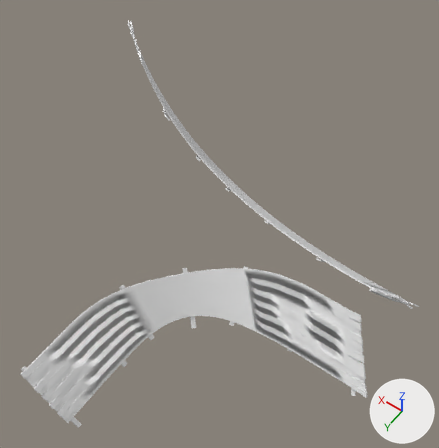
The FBX model csgo_addons/surf_castle/models/ramps/island/island.fbx: old version first, new version second.
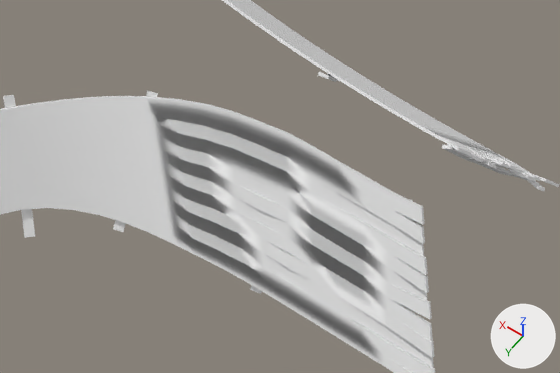
The first picture shows the older version from a camera (50 mm lens) standing at (-3.7, 19.5, 31.9) and looking at (9.0, 1.7, 4.1). The close-ups show both versions on the part from 41% to 95% of the width and 51% to 86% of the height of that picture; other places that the commit changed are outside them. The axes (+X, +Y, +Z) are drawn at lower right. The lights are the same throughout. Where no turn or scale is listed for an object, it has been applied to the vertices.

In view in the first close-up: 'Rock.018', 'lev_ramp.045', 'lev_ramp.046'.
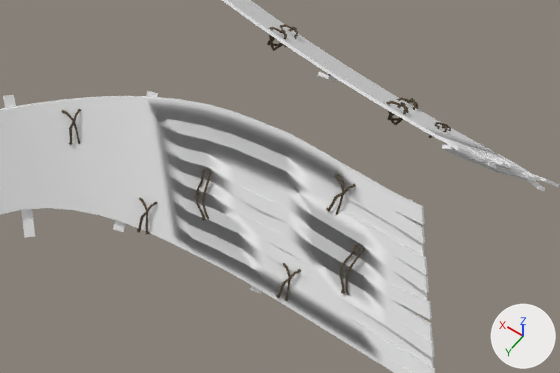
Boxes [x1, y1, x2, y2] around the edits, measured in the close-ups (560 x 373 px):
'Cylinder.020', added
    after: [61, 24, 451, 301]

Edits to the bpy script that builds the scene:
```text
Add img_ulztacqs_2k_albedo_jpg:
    img_ulztacqs_2k_albedo_jpg = load_image('ulztacqs_2K_Albedo.jpg', '../../../materials/rope/ulztacqs_2K_Albedo.jpg', 256, 2048, 'sRGB')
Add img_ulztacqs_2k_roughness_jpg:
    img_ulztacqs_2k_roughness_jpg = load_image('ulztacqs_2K_Roughness.jpg', '../../../materials/rope/ulztacqs_2K_Roughness.jpg', 256, 2048, 'Non-Color')
Add mat_rope:
    mat_rope = bpy.data.materials.new('Rope')
    # uses the picture img_ulztacqs_2k_albedo_jpg
    # uses the picture img_ulztacqs_2k_roughness_jpg
Add me_cylinder_108:
    me_cylinder_108.from_pydata(...)  # 5064 vertices, 5064 faces; spans x -9.9..9.8, y -1.1..17.3, z -4.8..7.1
    me_cylinder_108.materials.append(mat_rope)
Add ob_cylinder_020:
    ob_cylinder_020 = bpy.data.objects.new('Cylinder.020', me_cylinder_108)
    ob_cylinder_020.location = (10.47, -3.9, 1.29)
```
